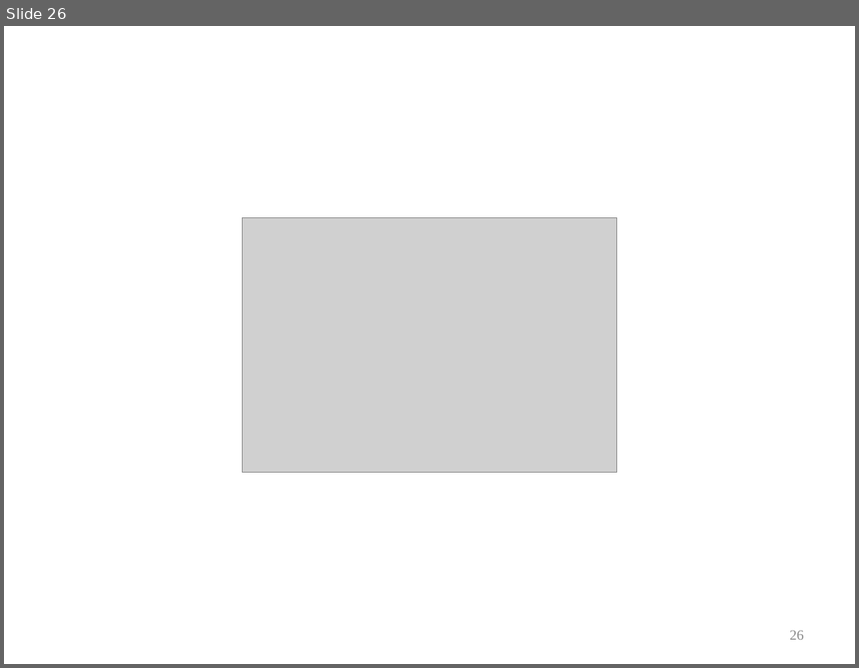
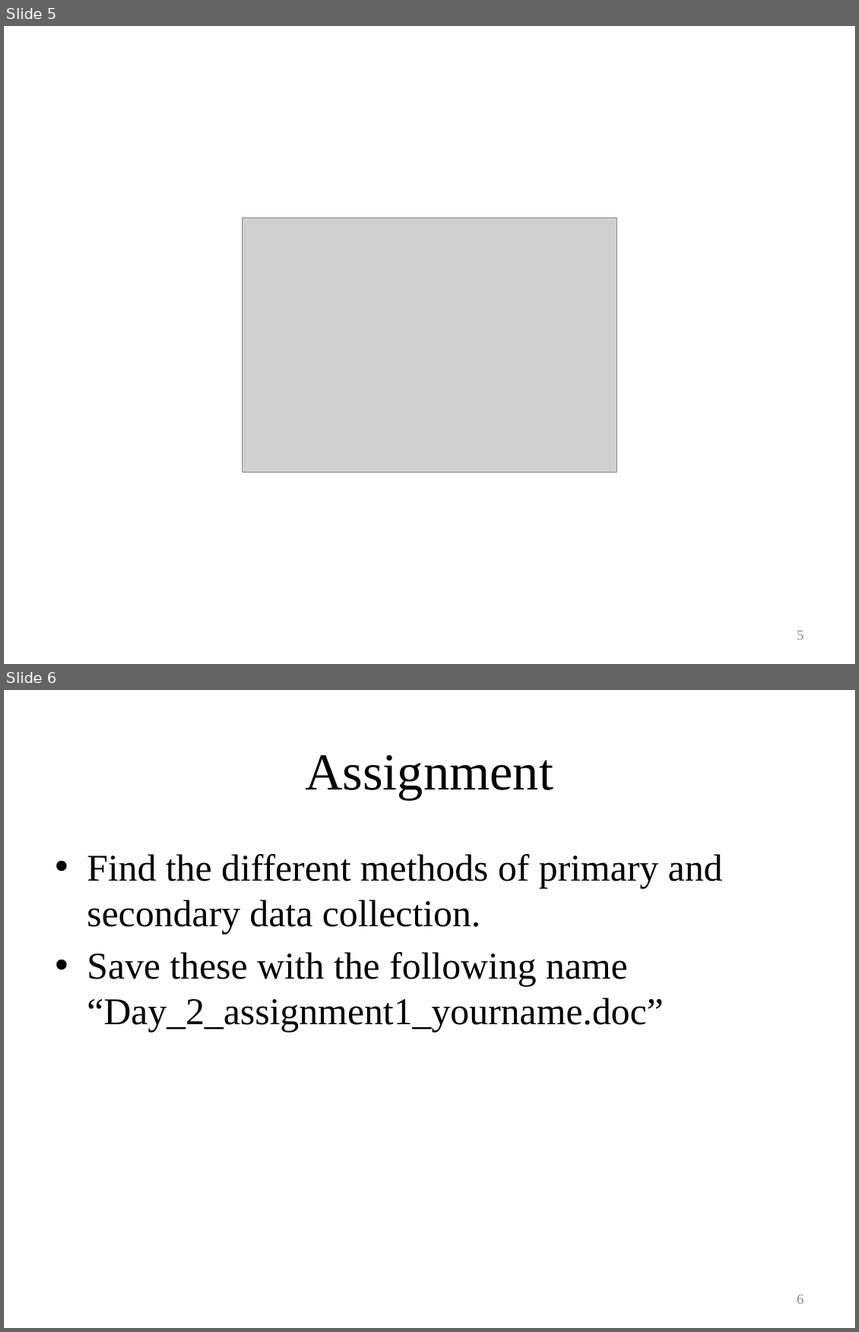
Before and after one commit to coursephd/Statistics_class, a slide deck: Day_2_Why statistics.pptx. Shown one above the other, each under a label of ours: slide 26 before the commit, slides 5 and 6 after it. The pictures are 859x668 and 859x1332 pixels, drawn with LibreOffice and Linux fonts; fonts in the diff are those of the drawing; grey boxes stand for pictures; background and template pictures are left out. Boxes give left, top, right and bottom in pixels: in the first picture for what was removed or moved away, otherwise in the second. Text is boxed around its words. In the diff, an @@ line names an element or a change of style, - is before the commit and + after.

```diff
--- a/Day_2_Why statistics.pptx
+++ b/Day_2_Why statistics.pptx
@@ slide 6 added at (4,690,855,1328), background #FFFFFF @@
@@ title added at (305,755,553,799), 44 pt, text #000000 @@
+Assignment
@@ text added at (87,854,723,1032), 32 pt, text #000000 @@
+• Find the different methods of primary and secondary data collection.
+• Save these with the following name “Day_2_assignment1_yourname.doc”
@@ page number added at (797,1295,804,1304), 12 pt, text #8C8C8C @@
+6
@@ what was slide 26 is now slide 5 @@
@@ page number at (797,631,804,640): text changed @@
-26
+5
```
Also in this commit, not shown: 5 slides changed, 29 other slides added, 21 slides removed, 12 other files.
